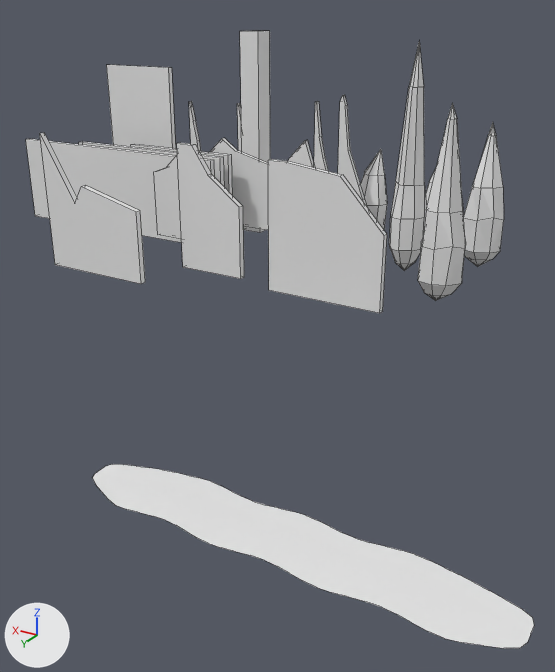
Before and after pictures for a commit that changed the Blender file Assets/Scenes/Blender_Walls.blend.
The view is the same before and after, from a camera (50 mm lens) standing at (-12.9, 19.02, 7.02) and looking at (-2.02, 0.88, -2.04). Lighting does not change. The marker at lower left points along +X, +Y and +Z. Mesh edges are drawn as thin lines.

Names of what the first picture shows: 'Pillar03', 'Pillar04', 'Pillar05', 'SquarePillar01', 'Wall02', 'Wall04', 'Wall05', 'Wall06', 'Wall11', 'WallSimple03', 'WallVertical01', 'Wave'.
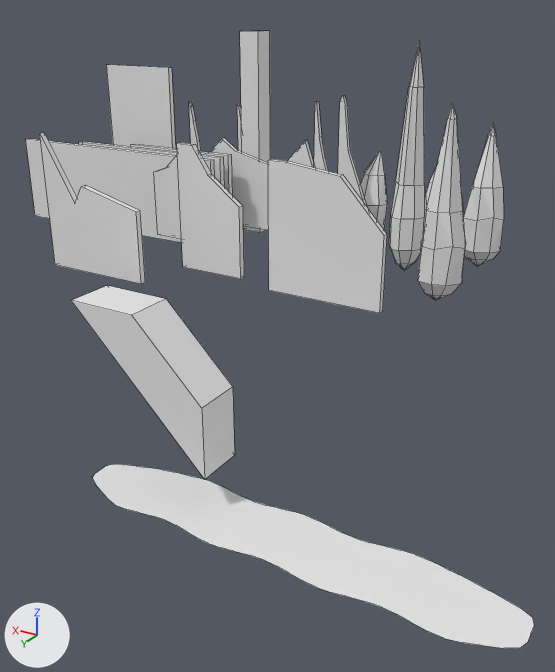
The change, as a diff of the scene's bpy script:
```diff
--- a/Assets/Scenes/Blender_Walls.blend.py
+++ b/Assets/Scenes/Blender_Walls.blend.py
@@ me_cube_024 @@
+me_cube_024.from_pydata([(-0.61, -0.67, -0.17), (1.39, -0.67, 1.82), (-0.61, 0.67, -0.17), (1.39, 0.67, 1.82), (-0.61, -0.67, -2.19), (3.39, -0.67, 1.82), (-0.61, 0.67, -2.19), (3.39, 0.67, 1.82)], [], [(1, 3, 2, 0), (3, 7, 6, 2), (7, 5, 4, 6), (5, 1, 0, 4), (0, 2, 6, 4), (5, 7, 3, 1)])
@@ ob_roofsupport1 @@
+ob_roofsupport1 = bpy.data.objects.new('RoofSupport1', me_cube_024)
+ob_roofsupport1.location = (-2.34, 5.3, -1.68)
```

Changed parts and their boxes [x1, y1, x2, y2] in the pictures (555 x 672 px):
'RoofSupport1', added
    after: [71, 285, 235, 479]
